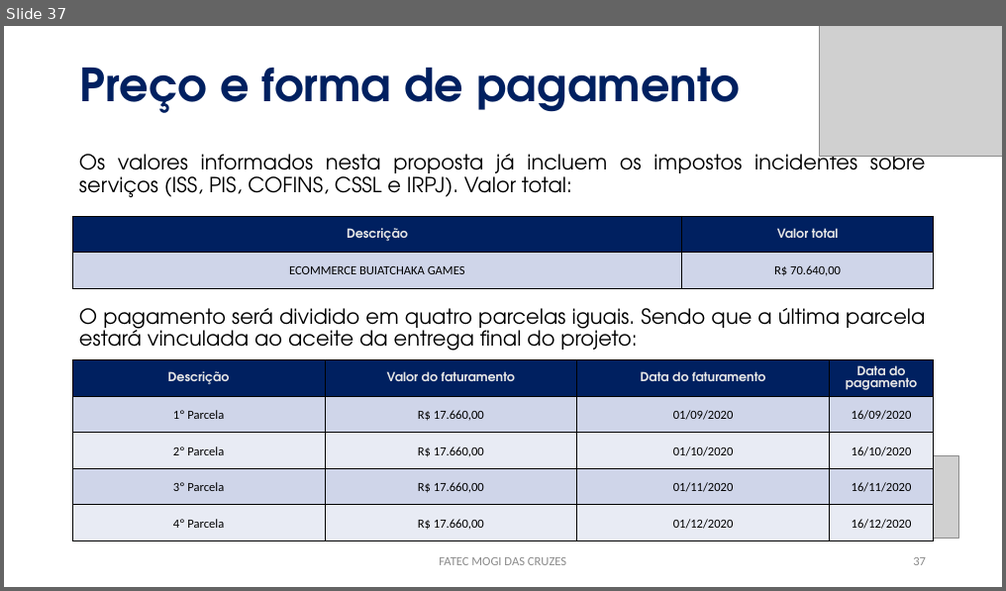
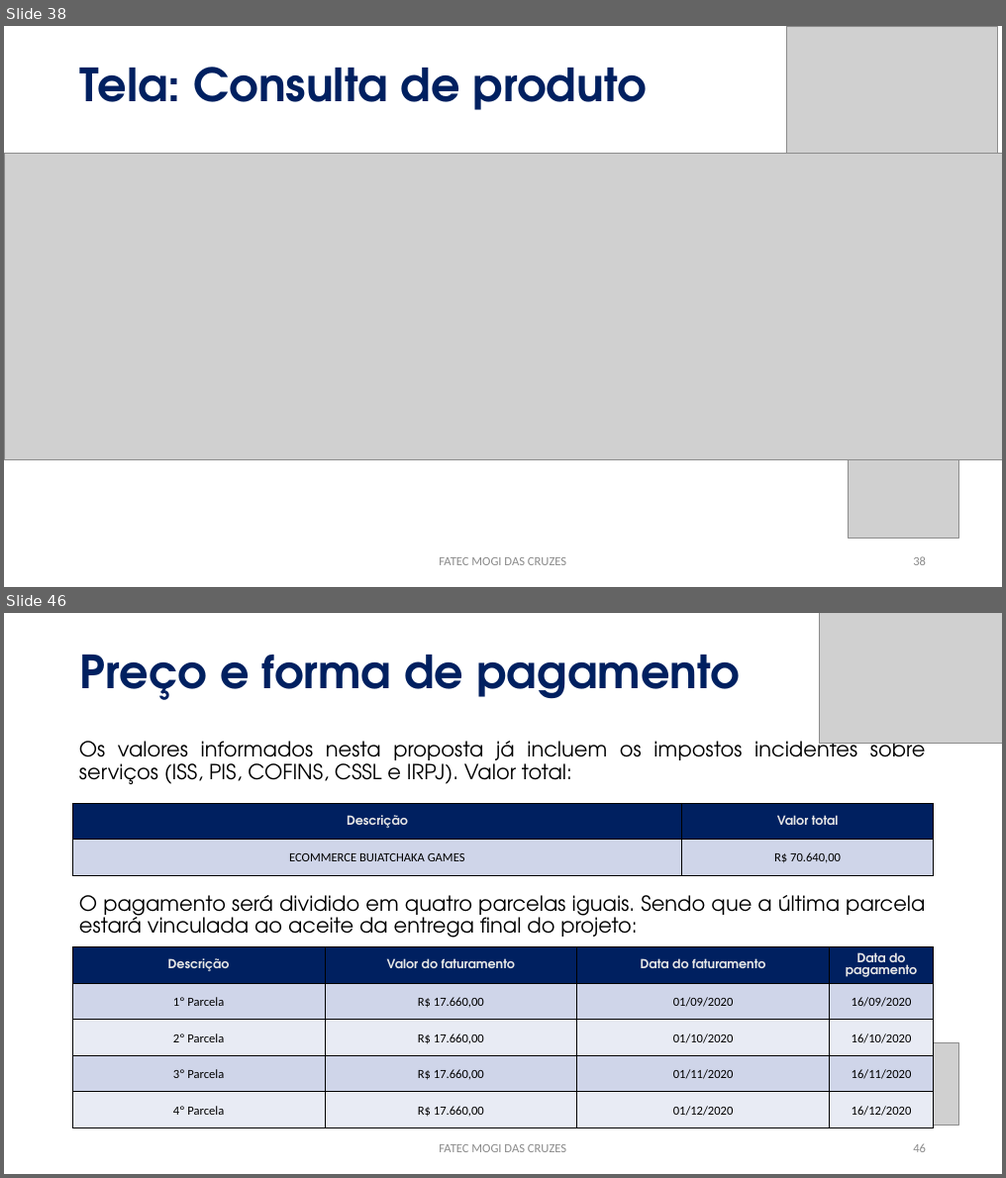
Before and after one commit to PabloLuiz1/buiatchaka-jogos, a slide deck: APRESENTAÇÃO.pptx. Shown one above the other, each under a label of ours: slide 37 before the commit, slides 38 and 46 after it; the slides between them are not shown. The pictures are 1006x591 and 1006x1178 pixels, drawn with LibreOffice and Linux fonts; fonts in the diff are those of the drawing; grey boxes stand for pictures. Boxes give left, top, right and bottom in pixels: in the first picture for what was removed or moved away, otherwise in the second. Text is boxed around its words. In the diff, an @@ line names an element or a change of style, - is before the commit and + after.

```diff
--- a/APRESENTAÇÃO.pptx
+++ b/APRESENTAÇÃO.pptx
@@ slide 38 added at box(4, 26, 1002, 587), background #FFFFFF @@
@@ picture added at box(787, 26, 997, 158) @@
@@ title added at box(80, 67, 647, 110), 44 pt, text #002060, bold @@
+Tela: Consulta de produto
@@ picture added at box(4, 153, 1002, 461) @@
@@ picture added at box(4, 175, 1002, 437) @@
@@ picture added at box(848, 456, 959, 538) @@
@@ text added at box(439, 558, 566, 566), 12 pt, text #8C8C8C @@
+FATEC MOGI DAS CRUZES
@@ page number added at box(913, 557, 926, 566), 12 pt, text #8C8C8C @@
+38
@@ what was slide 37 is now slide 46 @@
@@ page number at box(913, 1144, 926, 1153): text changed @@
-37
+46
```
Also in this commit, not shown: 8 other slides added, 35 other files.
